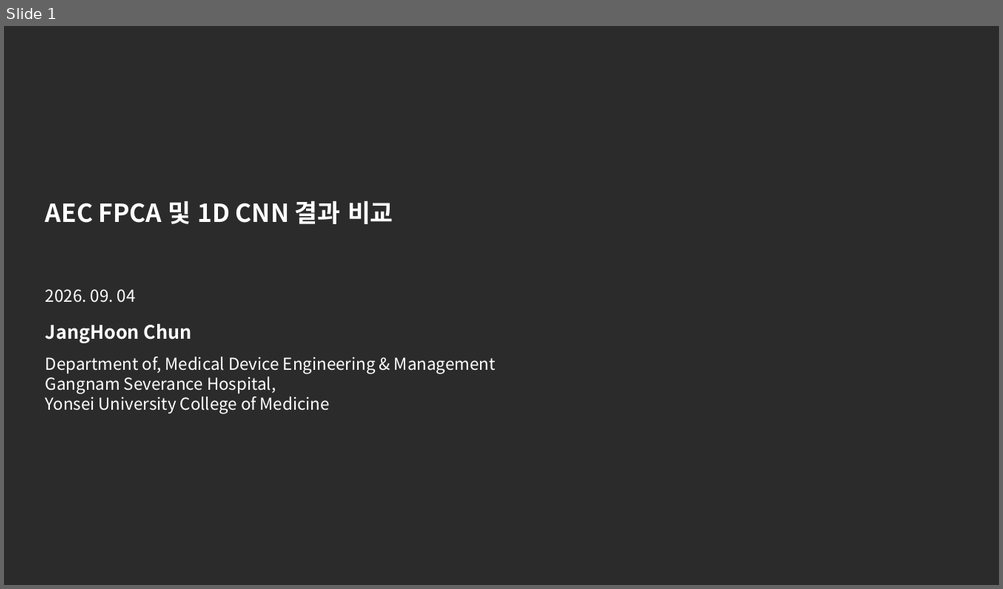
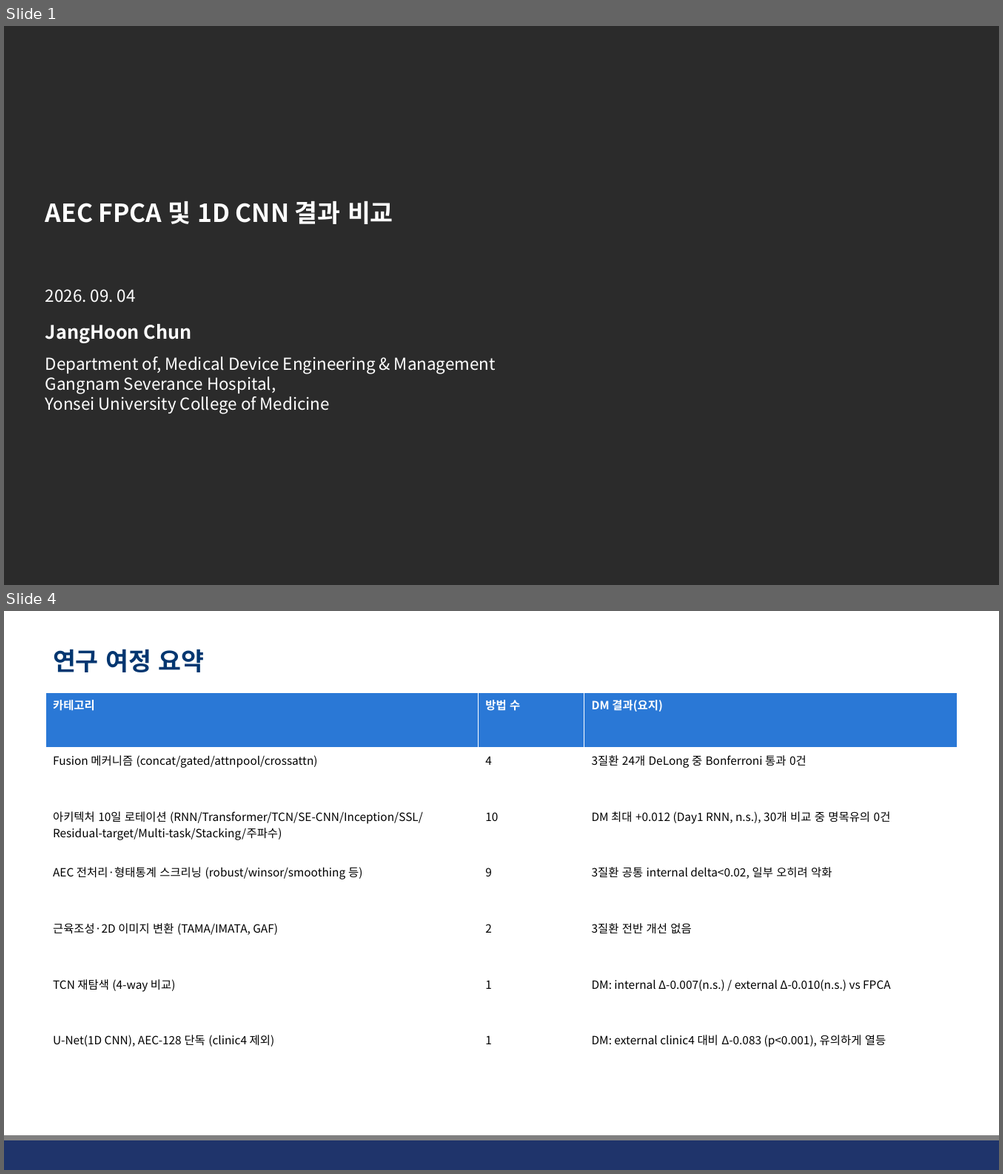
Before and after one commit to JHWannabe/Clinical_Study, a slide deck: docs/260904_AEC FPCA 및 1D CNN 결과 비교.pptx. Shown one above the other, each under a label of ours: slide 1 before the commit, slides 1 and 4 after it; the slides between them are not shown. The pictures are 1003x589 and 1003x1174 pixels, drawn with LibreOffice and Linux fonts; fonts in the diff are those of the drawing; background and template pictures are left out; a plain dark background stands for a picture behind light text. Boxes give left, top, right and bottom in pixels: in the first picture for what was removed or moved away, otherwise in the second. Text is boxed around its words. In the diff, an @@ line names an element or a change of style, - is before the commit and + after.

```diff
--- a/docs/260904_AEC FPCA 및 1D CNN 결과 비교.pptx
+++ b/docs/260904_AEC FPCA 및 1D CNN 결과 비교.pptx
@@ slide 4 added at <box>4,611,999,1170</box>, background #FFFFFF @@
@@ title added at <box>53,649,205,672</box>, 24 pt, text #023670, bold @@
+연구 여정 요약
@@ table added at <box>45,692,958,1084</box>, 7 rows, 3 columns @@
+카테고리 | 방법 수 | DM 결과(요지)
+Fusion 메커니즘 (concat/gated/attnpool/crossattn) | 4 | 3질환 24개 DeLong 중 Bonferroni 통과 0건
+아키텍처 10일 로테이션 (RNN/Transformer/TCN/SE-CNN/Inception/SSL/Residual-target/Multi-task/Stacking/주파수) | 10 | DM 최대 +0.012 (Day1 RNN, n.s.), 30개 비교 중 명목유의 0건
+AEC 전처리·형태통계 스크리닝 (robust/winsor/smoothing 등) | 9 | 3질환 공통 internal delta<0.02, 일부 오히려 악화
+근육조성·2D 이미지 변환 (TAMA/IMATA, GAF) | 2 | 3질환 전반 개선 없음
+TCN 재탐색 (4-way 비교) | 1 | DM: internal Δ-0.007(n.s.) / external Δ-0.010(n.s.) vs FPCA
+U-Net(1D CNN), AEC-128 단독 (clinic4 제외) | 1 | DM: external clinic4 대비 Δ-0.083 (p<0.001), 유의하게 열등
@@ rectangle added at <box>4,1141,999,1170</box>, fill #1F346B @@
@@ line added from (4, 1139) to (999, 1139), #808080 4.5 pt @@
```
Also in this commit, not shown: 3 slides changed, 3 other slides added, 13 slides removed, 15 other files.
